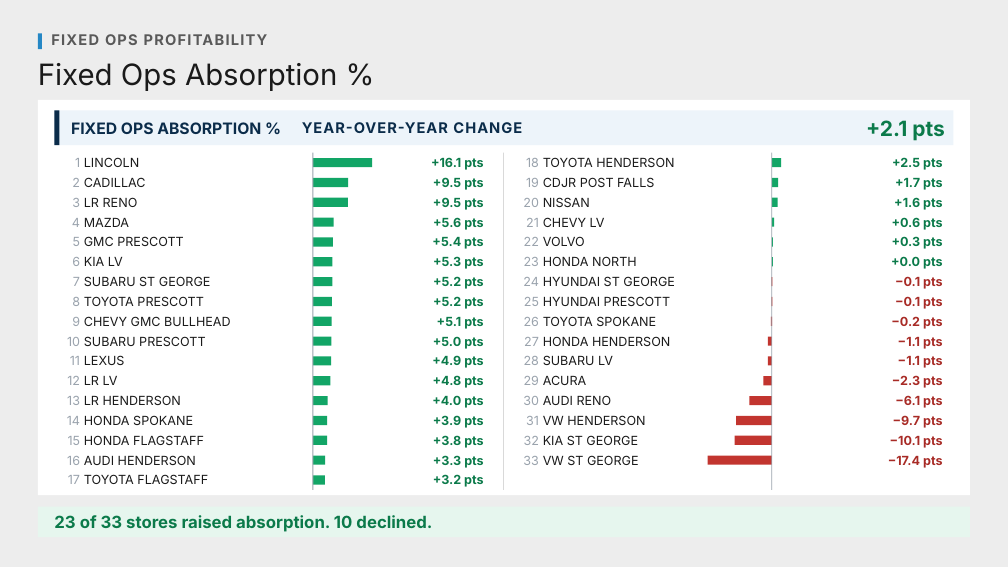
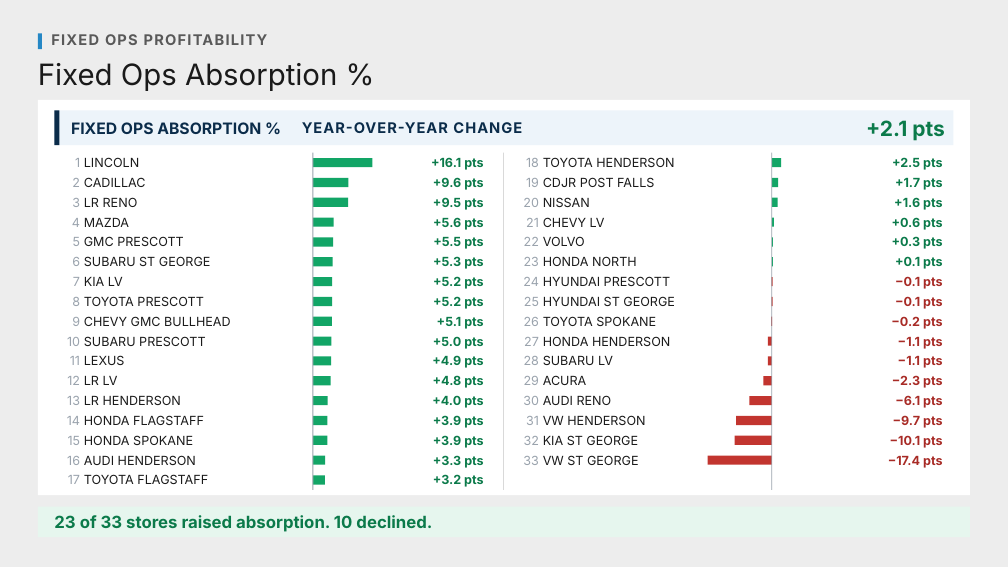
Before and after one commit to Ndresner/Noah, a slide deck: slide 4 of day2-deck/decks/Fixed Ops Profitability - House Style.pptx. Drawn at 1008x567 pixels with LibreOffice and Linux fonts; fonts in the diff are those of the drawing. Boxes give left, top, right and bottom in pixels: in the first picture for what was removed or moved away, otherwise in the second. Text is boxed around its words. In the diff, an @@ line names an element or a change of style, - is before the commit and + after.

```diff
--- a/day2-deck/decks/Fixed Ops Profitability - House Style.pptx
+++ b/day2-deck/decks/Fixed Ops Profitability - House Style.pptx
@@ text at (433, 177, 484, 190): text changed @@
-+9.5 pts
++9.6 pts
@@ text at (433, 237, 484, 249): text changed @@
-+5.4 pts
++5.5 pts
@@ text "SUBARU ST GEORGE": place and size @@
-text "SUBARU ST GEORGE" at (84, 276, 211, 286)
+text "SUBARU ST GEORGE" at (84, 256, 211, 266)
@@ text at (895, 256, 943, 269): text changed @@
-+0.0 pts
++0.1 pts
@@ text "KIA LV": place and size @@
-text "KIA LV" at (84, 257, 123, 266)
+text "KIA LV" at (84, 277, 123, 286)
@@ text "HYUNDAI ST GEORGE": place and size @@
-text "HYUNDAI ST GEORGE" at (543, 276, 675, 286)
+text "HYUNDAI ST GEORGE" at (543, 296, 675, 306)
@@ text "HYUNDAI PRESCOTT": place and size @@
-text "HYUNDAI PRESCOTT" at (543, 296, 670, 306)
+text "HYUNDAI PRESCOTT" at (543, 276, 670, 286)
@@ text at (84, 415, 204, 425): text changed @@
-HONDA SPOKANE
+HONDA FLAGSTAFF
@@ text at (84, 435, 193, 445): text changed @@
-HONDA FLAGSTAFF
+HONDA SPOKANE
```
Also in this commit, not shown: 7 other slides changed, 52 other files.
